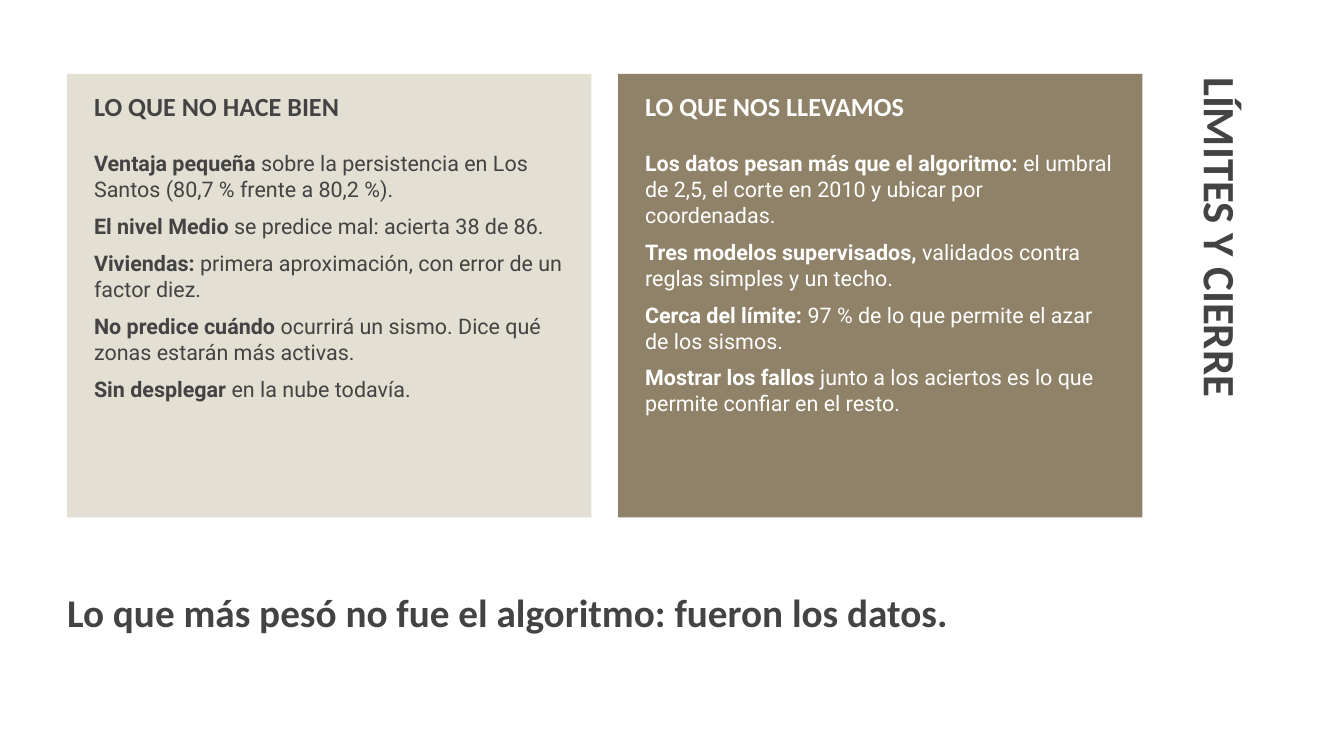
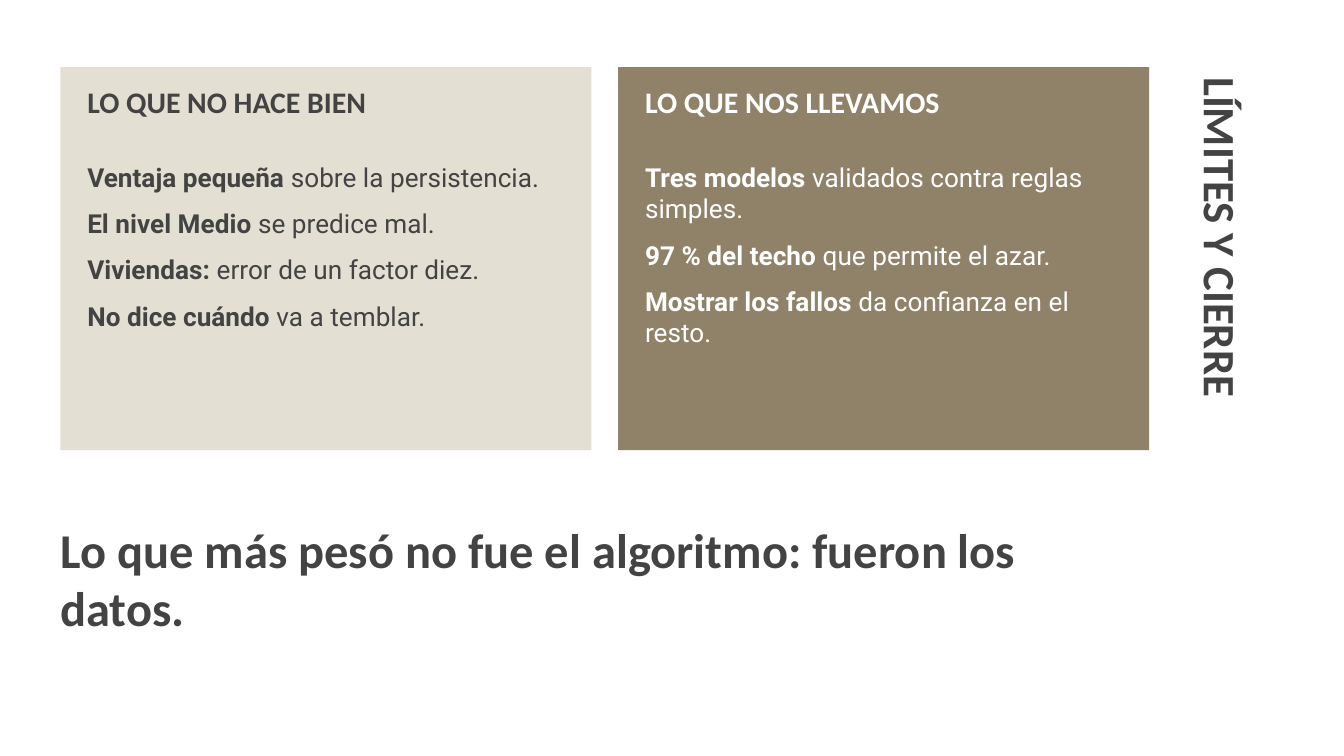
Before and after one commit to Project-UNAB/Centinelas-de-Santander, a slide deck: slide 15 of docs/Centinelas_de_Santander_Sustentacion.pptx (slide 14 before the commit). Drawn at 1344x756 pixels with LibreOffice and Linux fonts; fonts in the diff are those of the drawing. Boxes give left, top, right and bottom in pixels: in the first picture for what was removed or moved away, otherwise in the second. Text is boxed around its words. In the diff, an @@ line names an element or a change of style, - is before the commit and + after.

Commit message:
Letra más grande en la aplicación, tablero de «Los modelos» y presentación
- frontend: la letra de toda la aplicación sube un punto y el panel lateral se ensancha
- frontend: la sección «Los modelos» es ahora un tablero que cabe en una pantalla, sin
  desplazarse: cifras arriba y tres cuadros (comparación, variables, aciertos y fallos)
- docs: presentación con letra más grande y menos texto por diapositiva

```diff
--- a/docs/Centinelas_de_Santander_Sustentacion.pptx
+++ b/docs/Centinelas_de_Santander_Sustentacion.pptx
@@ rectangle: place and size @@
-rectangle at bbox=[67, 74, 591, 517]
+rectangle at bbox=[60, 67, 591, 450]
@@ text "LO QUE NO HACE BIEN": place and size @@
-text "LO QUE NO HACE BIEN" at bbox=[94, 99, 339, 120]
+text "LO QUE NO HACE BIEN" at bbox=[87, 93, 366, 117]
@@ text "LO QUE NO HACE BIEN" at bbox=[87, 93, 366, 117]: size 14 to 16 pt @@
@@ rectangle: place and size @@
-rectangle at bbox=[618, 74, 1142, 517]
+rectangle at bbox=[618, 67, 1149, 450]
@@ text "LO QUE NOS LLEVAMOS" at bbox=[645, 93, 940, 117]: size 14 to 16 pt @@
@@ text at bbox=[87, 167, 539, 326]: text changed; size 11.5 to 14 pt @@
-Ventaja pequeña sobre la persistencia en Los Santos (80,7 % frente a 80,2 %).
-El nivel Medio se predice mal: acierta 38 de 86.
-Viviendas: primera aproximación, con error de un factor diez.
-No predice cuándo ocurrirá un sismo. Dice qué zonas estarán más activas.
-Sin desplegar en la nube todavía.
+Ventaja pequeña sobre la persistencia.
+El nivel Medio se predice mal.
+Viviendas: error de un factor diez.
+No dice cuándo va a temblar.
@@ text at bbox=[645, 167, 1082, 342]: text changed; size 11.5 to 14 pt @@
-Los datos pesan más que el algoritmo: el umbral de 2,5, el corte en 2010 y ubicar por coordenadas.
-Tres modelos supervisados, validados contra reglas simples y un techo.
-Cerca del límite: 97 % de lo que permite el azar de los sismos.
-Mostrar los fallos junto a los aciertos es lo que permite confiar en el resto.
+Tres modelos validados contra reglas simples.
+97 % del techo que permite el azar.
+Mostrar los fallos da confianza en el resto.
@@ text "Lo que más pesó no ...": place and size @@
-text "Lo que más pesó no ..." at bbox=[67, 599, 947, 634]
+text "Lo que más pesó no ..." at bbox=[60, 534, 1015, 627]
@@ text "Lo que más pesó no ..." at bbox=[60, 534, 1015, 627]: size 21 to 26 pt @@
```
Also in this commit, not shown: 13 other slides changed, 2 slides added, 1 slide removed, 2 other files.
